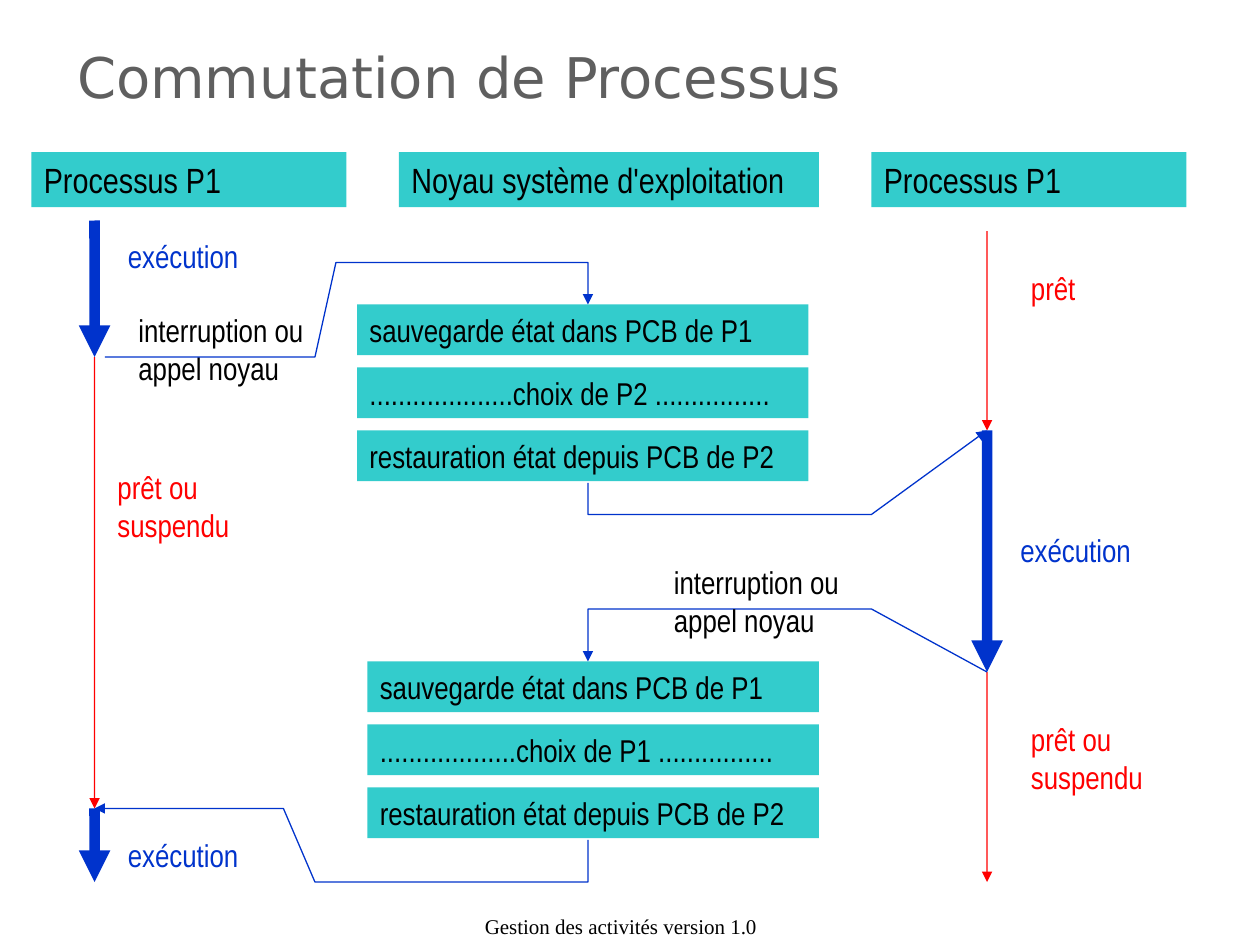
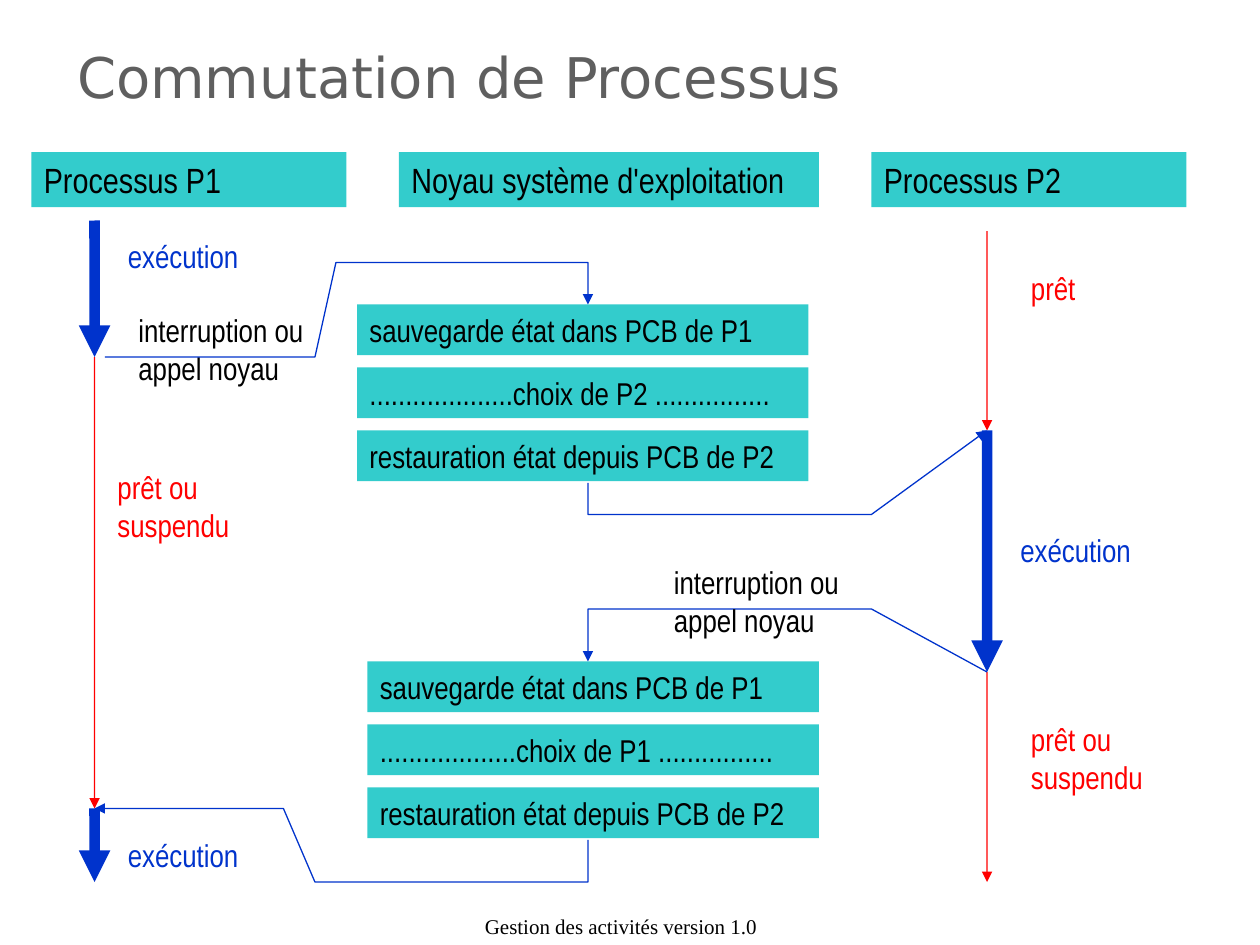
Before and after one commit to duanegris/texts, a slide deck: slide 10 of isi1/slides/6_gestion_des_activites.ppt. Drawn at 1260x945 pixels with LibreOffice and Linux fonts; fonts in the diff are those of the drawing; background and template pictures are left out. Boxes give left, top, right and bottom in pixels: in the first picture for what was removed or moved away, otherwise in the second. Text is boxed around its words. In the diff, an @@ line names an element or a change of style, - is before the commit and + after.

```diff
--- a/isi1/slides/6_gestion_des_activites.ppt
+++ b/isi1/slides/6_gestion_des_activites.ppt
@@ text in rectangle at bbox=[884, 168, 1061, 194]: text changed @@
-Processus P1
+Processus P2
```
Also in this commit, not shown: 1 other slide changed, 8 other files.
